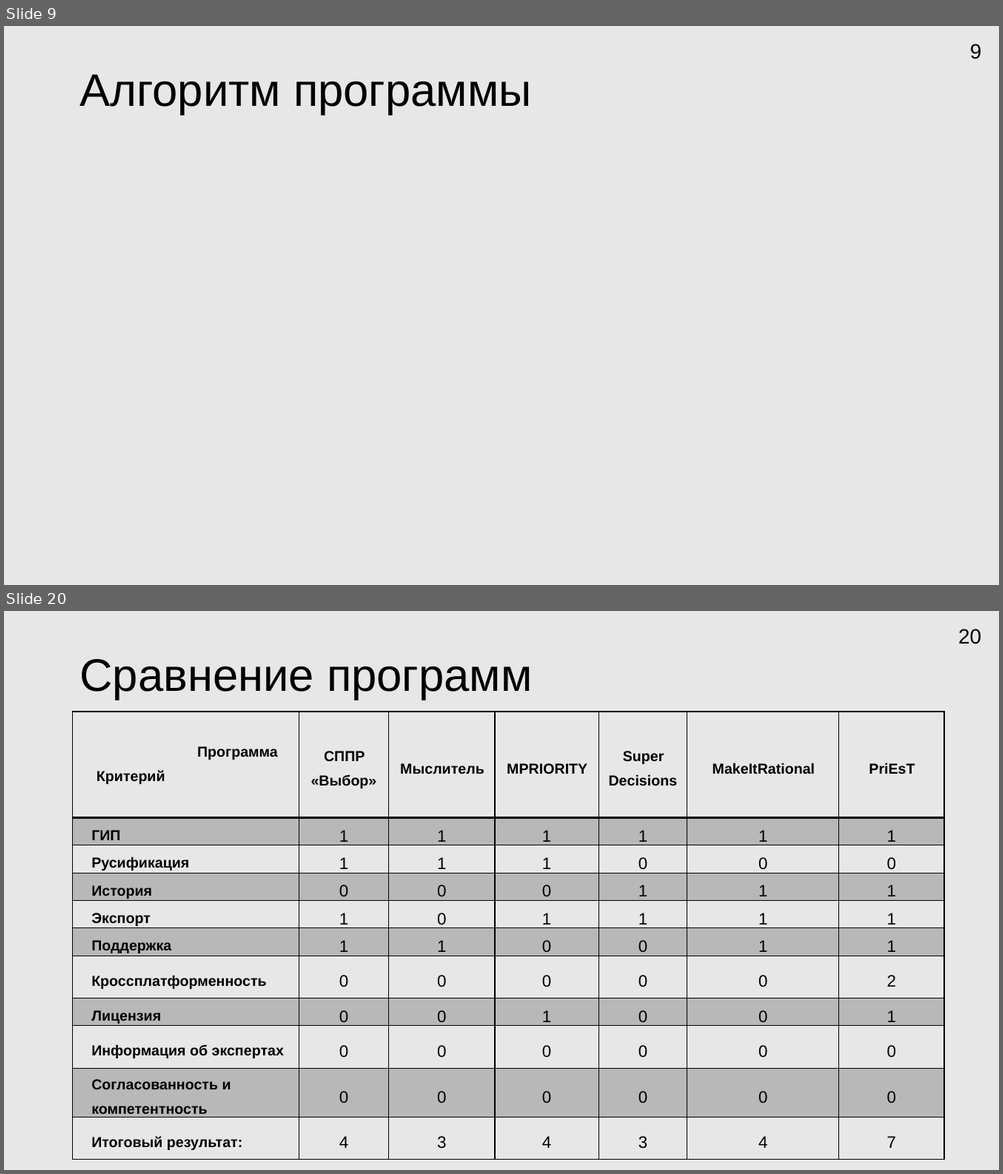
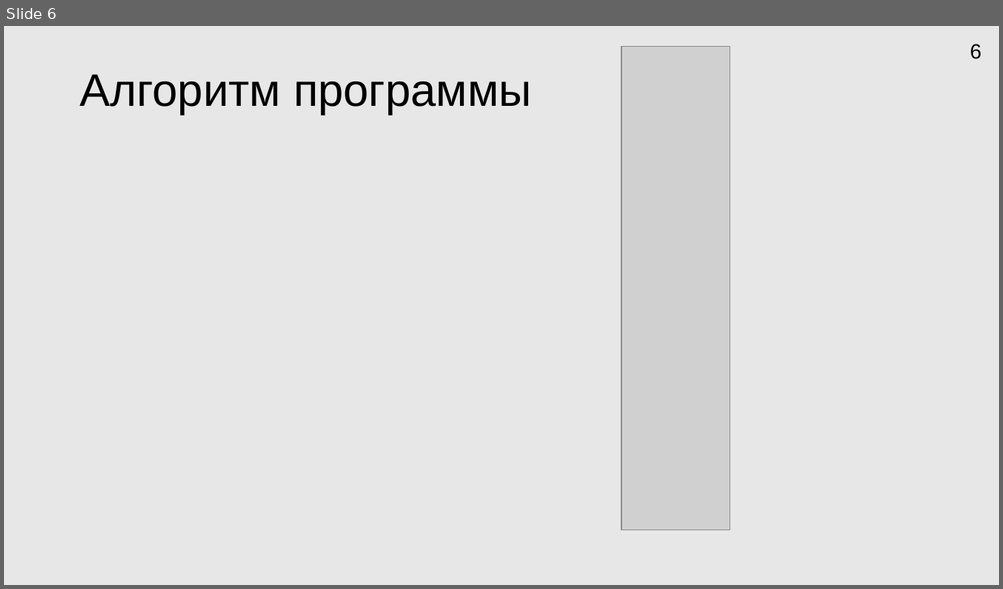
Before and after one commit to HORNetpy/testgitrepo, a slide deck: Docs/Мои документы/Презентация Microsoft PowerPoint.pptx. Shown one above the other, each under a label of ours: slides 9 and 20 before the commit, slide 6 after it; the slides between them are not shown. The pictures are 1003x1174 and 1003x589 pixels, drawn with LibreOffice and Linux fonts; fonts in the diff are those of the drawing; grey boxes stand for pictures. Boxes give left, top, right and bottom in pixels: in the first picture for what was removed or moved away, otherwise in the second. Text is boxed around its words. In the diff, an @@ line names an element or a change of style, - is before the commit and + after.

```diff
--- a/Docs/Мои документы/Презентация Microsoft PowerPoint.pptx
+++ b/Docs/Мои документы/Презентация Microsoft PowerPoint.pptx
@@ slide 20 removed at bbox=[4, 611, 999, 1170], background #E9E7E7 @@
@@ page number removed at bbox=[958, 629, 981, 644] @@
-20
@@ title removed at bbox=[79, 659, 532, 699] @@
-Сравнение программ
@@ table removed at bbox=[73, 712, 944, 1170], 11 rows, 7 columns @@
-Программа / Критерий | СППР «Выбор» | Мыслитель | MPRIORITY | Super Decisions | MakeItRational | PriEsT
-ГИП | 1 | 1 | 1 | 1 | 1 | 1
-Русификация | 1 | 1 | 1 | 0 | 0 | 0
-История | 0 | 0 | 0 | 1 | 1 | 1
-Экспорт | 1 | 0 | 1 | 1 | 1 | 1
-Поддержка | 1 | 1 | 0 | 0 | 1 | 1
-Кроссплатформенность | 0 | 0 | 0 | 0 | 0 | 2
-Лицензия | 0 | 0 | 1 | 0 | 0 | 1
-Информация об экспертах | 0 | 0 | 0 | 0 | 0 | 0
-Согласованность и компетентность | 0 | 0 | 0 | 0 | 0 | 0
-Итоговый результат: | 4 | 3 | 4 | 3 | 4 | 7
@@ what was slide 9 is now slide 6 @@
@@ slide 6 changed as well @@
@@ picture added at bbox=[621, 46, 729, 531] @@
@@ page number at bbox=[970, 44, 982, 59]: text changed @@
-9
+6
```
Also in this commit, not shown: 4 other slides changed, 3 slides added, 12 other slides removed, 13 other files.
